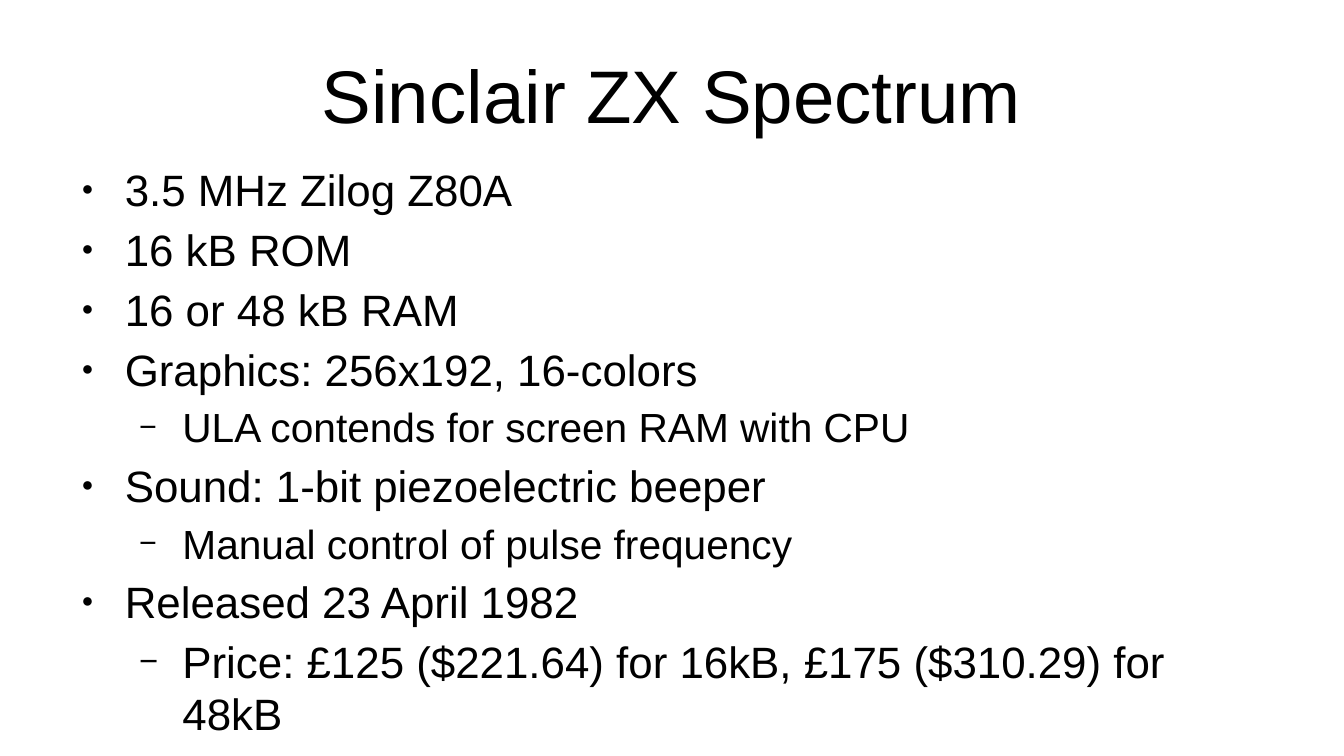
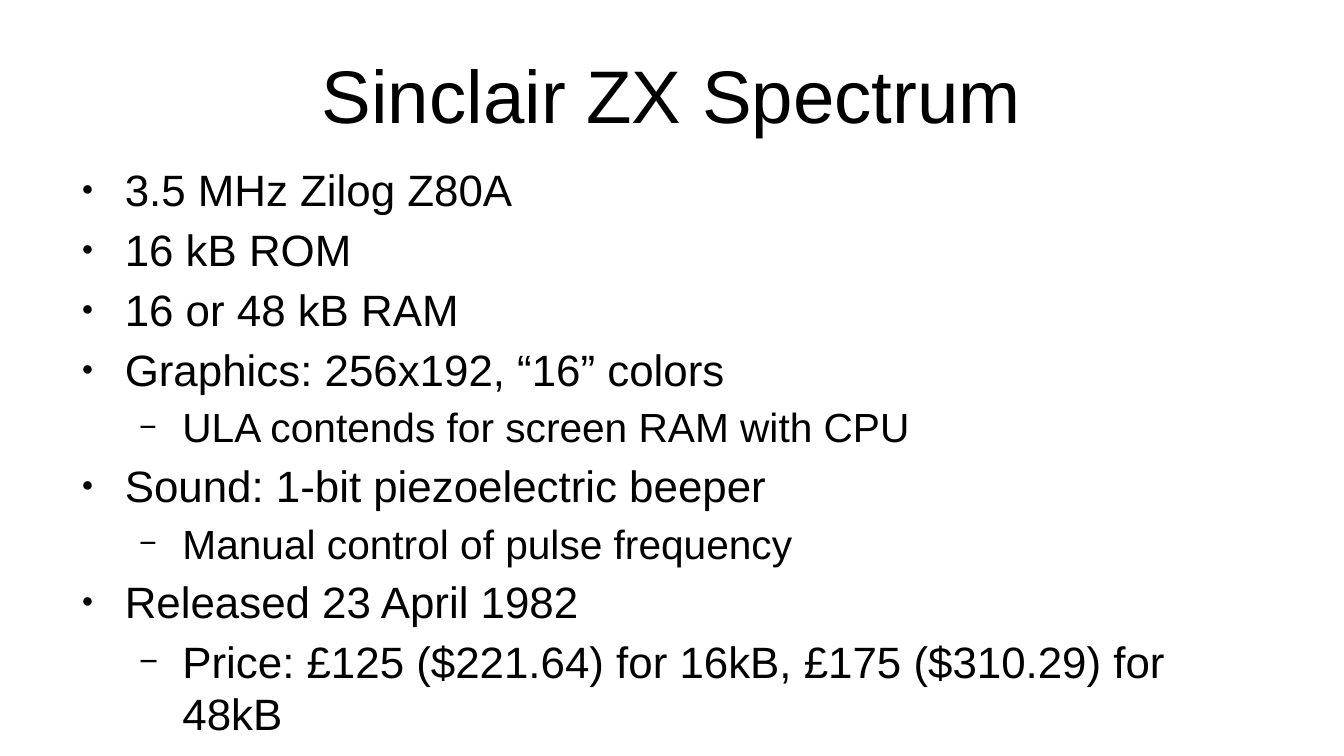
Before and after one commit to SlithyMatt/zxs-hello, a slide deck: slide 2 of hellospeccy.odp. Drawn at 1344x756 pixels with LibreOffice and Linux fonts; fonts in the diff are those of the drawing. Boxes give left, top, right and bottom in pixels: in the first picture for what was removed or moved away, otherwise in the second. Text is boxed around its words. In the diff, an @@ line names an element or a change of style, - is before the commit and + after.

```diff
--- a/hellospeccy.odp
+++ b/hellospeccy.odp
@@ text at box(125, 354, 724, 394): text changed @@
-● Graphics: 256x192, 16-colors
+● Graphics: 256x192, “16” colors
```
Also in this commit, not shown: 1 other slide changed, 1 other file.
